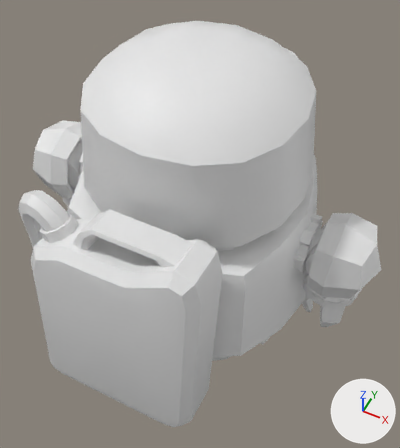
Before and after pictures for a commit that changed the Blender file Assets/Player/Model/Model.blend.
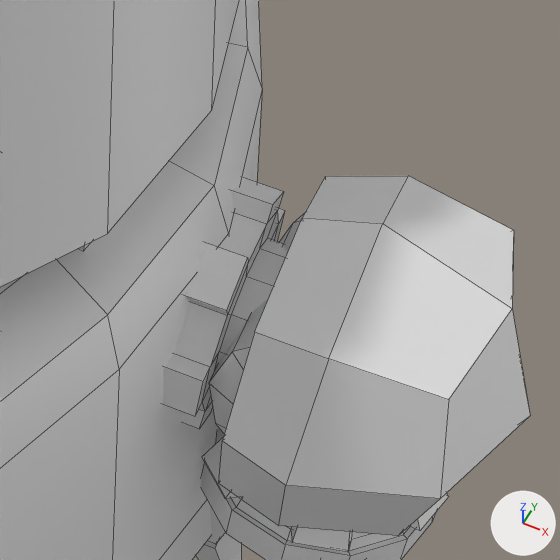
The first picture shows the older version from a 50 mm camera at (0.887, -1.763, 2.619) aimed at (0.042, -0.073, 0.506). The close-ups show both versions on the part from 64% to 97% of the width and 38% to 68% of the height of that picture; other places that the commit changed are outside them. The lights are fixed; the arrows at lower right show +X, +Y and +Z. The close-ups show mesh edges as thin lines.

Names of what the first close-up shows: 'ArmCog.R', 'ArmEnd.R', 'ArmStart.R', 'Body', 'Claw', 'Head', 'Shoulder Pad.R'.
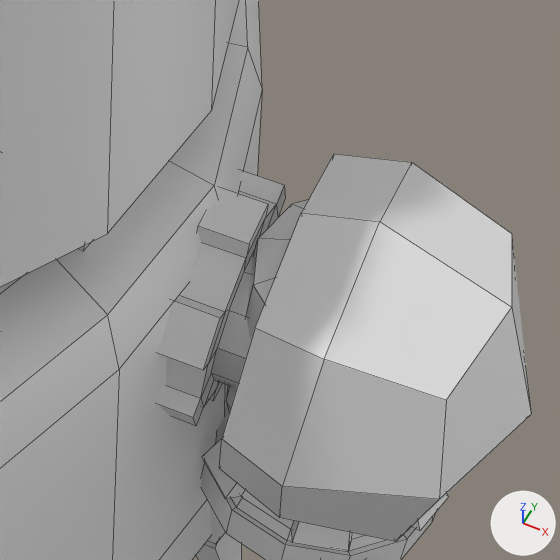
Pixel boxes [x1, y1, x2, y2] of what changed, in the close-ups (560 x 560 px):
'Shoulder Pad.R', moved, turned
    before: [219, 176, 530, 536]
    after: [219, 154, 531, 542]
'ArmCog.R', moved, turned
    before: [163, 178, 287, 429]
    after: [157, 170, 285, 426]
'ArmStart.R', moved, turned
    before: [209, 213, 305, 434]
    after: [226, 200, 308, 413]

Patch to the scene script:
```diff
--- a/Assets/Player/Model/Model.blend.py
+++ b/Assets/Player/Model/Model.blend.py
@@ ob_armstart_r @@
 ob_armstart_r.parent = ob_body
-ob_armstart_r.location = (0.742, 0.00406, 0.59)
-ob_armstart_r.rotation_euler = (1.571, 0.0, 0.0)  # degrees (90, 0, 0)
+ob_armstart_r.location = (0.742, -0.0351, 0.59)
+ob_armstart_r.rotation_euler = (0.0175, 0.0, 0.0)  # degrees (1, 0, 0)
```
